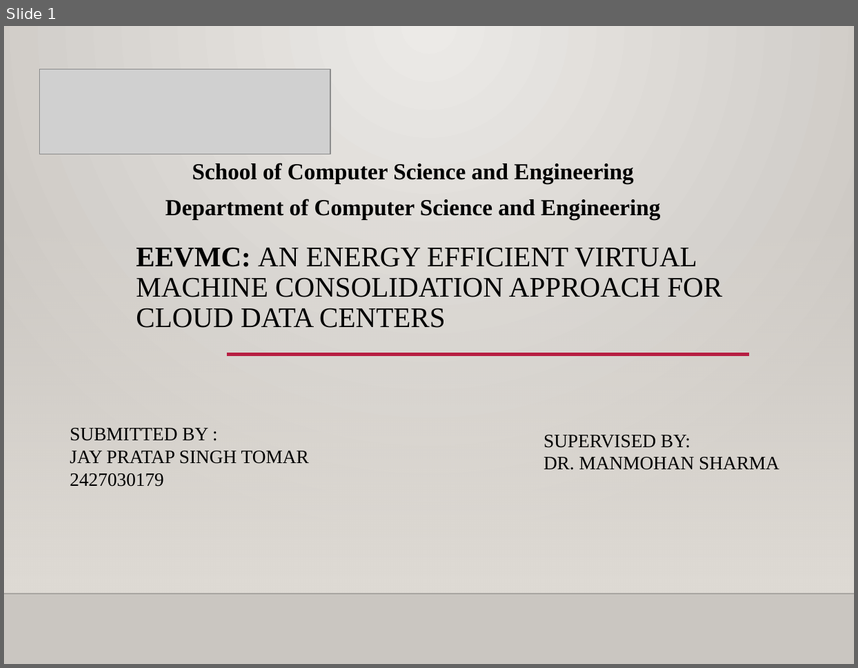
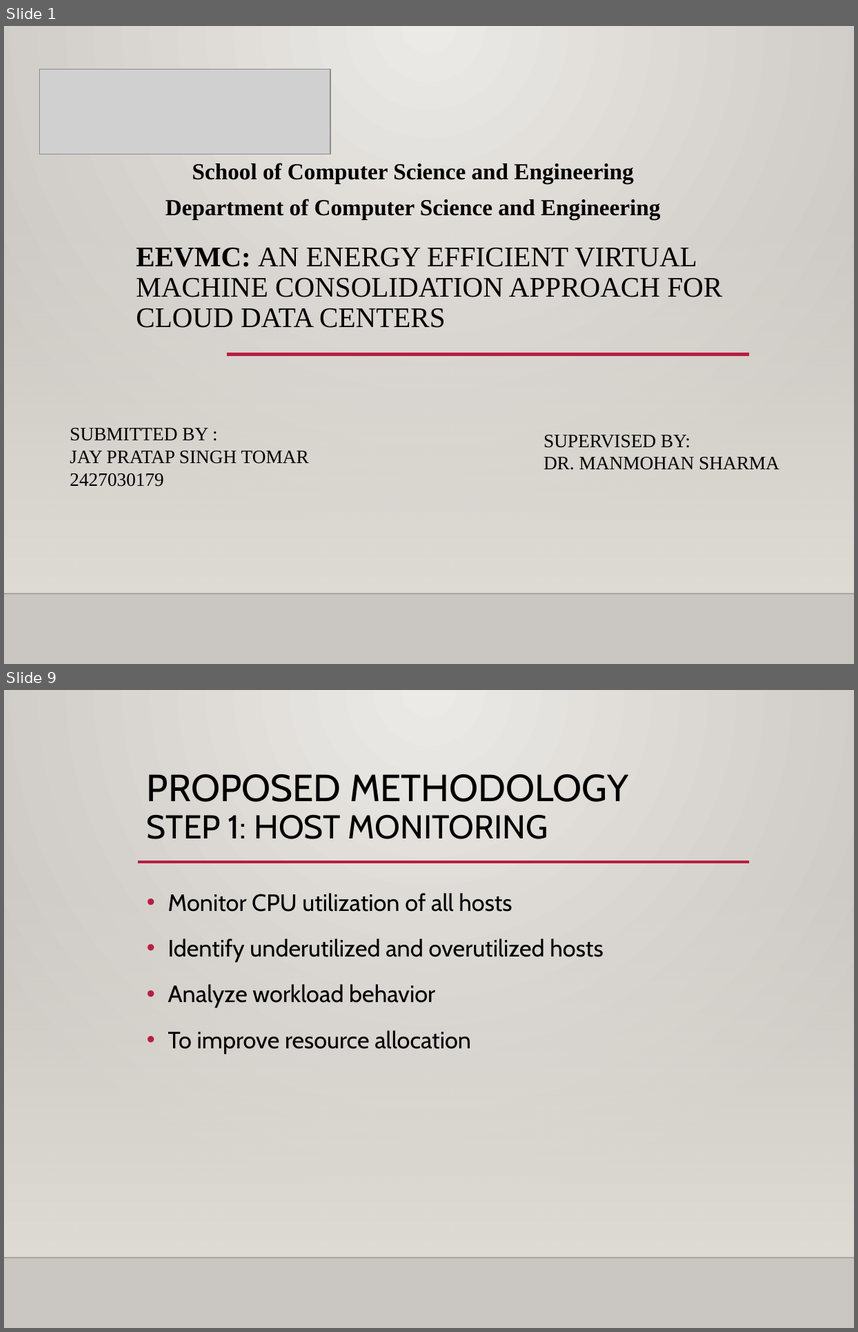
Before and after one commit to jaytomar19/Pbl_Jay-Pratap-Singh-Tomar, a slide deck: PBL PPT.pptx. Shown one above the other, each under a label of ours: slide 1 before the commit, slides 1 and 9 after it; the slides between them are not shown. The pictures are 858x668 and 858x1332 pixels, drawn with LibreOffice and Linux fonts; fonts in the diff are those of the drawing; grey boxes stand for pictures; background and template pictures are left out. Boxes give left, top, right and bottom in pixels: in the first picture for what was removed or moved away, otherwise in the second. Text is boxed around its words. In the diff, an @@ line names an element or a change of style, - is before the commit and + after.

```diff
--- a/PBL PPT.pptx
+++ b/PBL PPT.pptx
@@ slide 9 added at [4,690,854,1328], background gradient #ECEAE7 to #CAC7C1; not listed: 2 template elements that a slide beside it also shows @@
@@ title added at [147,774,629,839], 28 pt, text #000000 @@
+PROPOSED METHODOLOGY
+STEP 1: HOST MONITORING
@@ line added from (139, 862) to (749, 862), #B71E42 2.5 pt @@
@@ text added at [168,893,603,1054], 20 pt, text #000000 @@
+• Monitor CPU utilization of all hosts
+• Identify underutilized and overutilized hosts
+• Analyze workload behavior
+• To improve resource allocation
```
Also in this commit, not shown: 8 slides changed, 6 other slides added, 2 slides removed.
